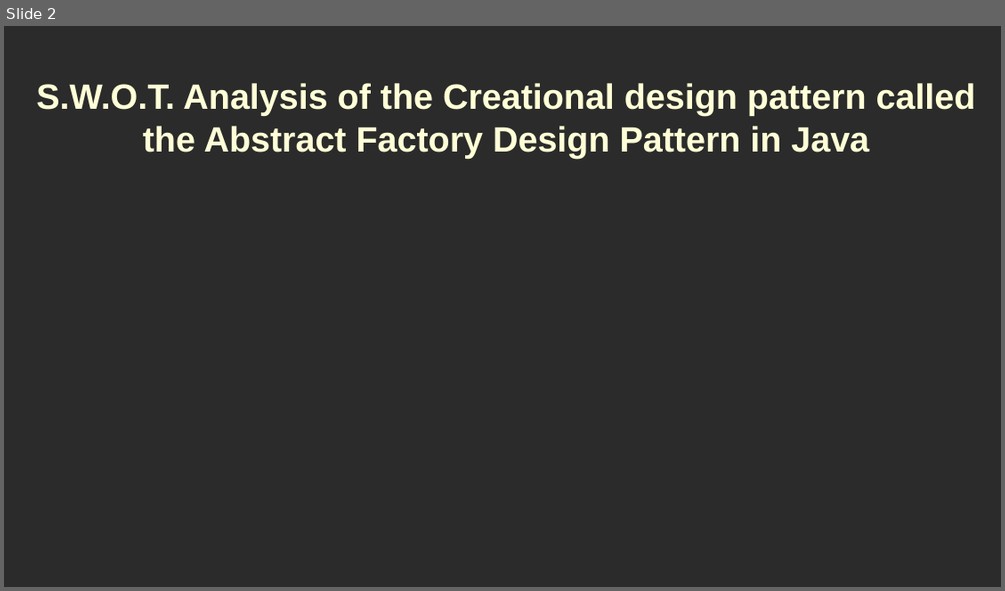
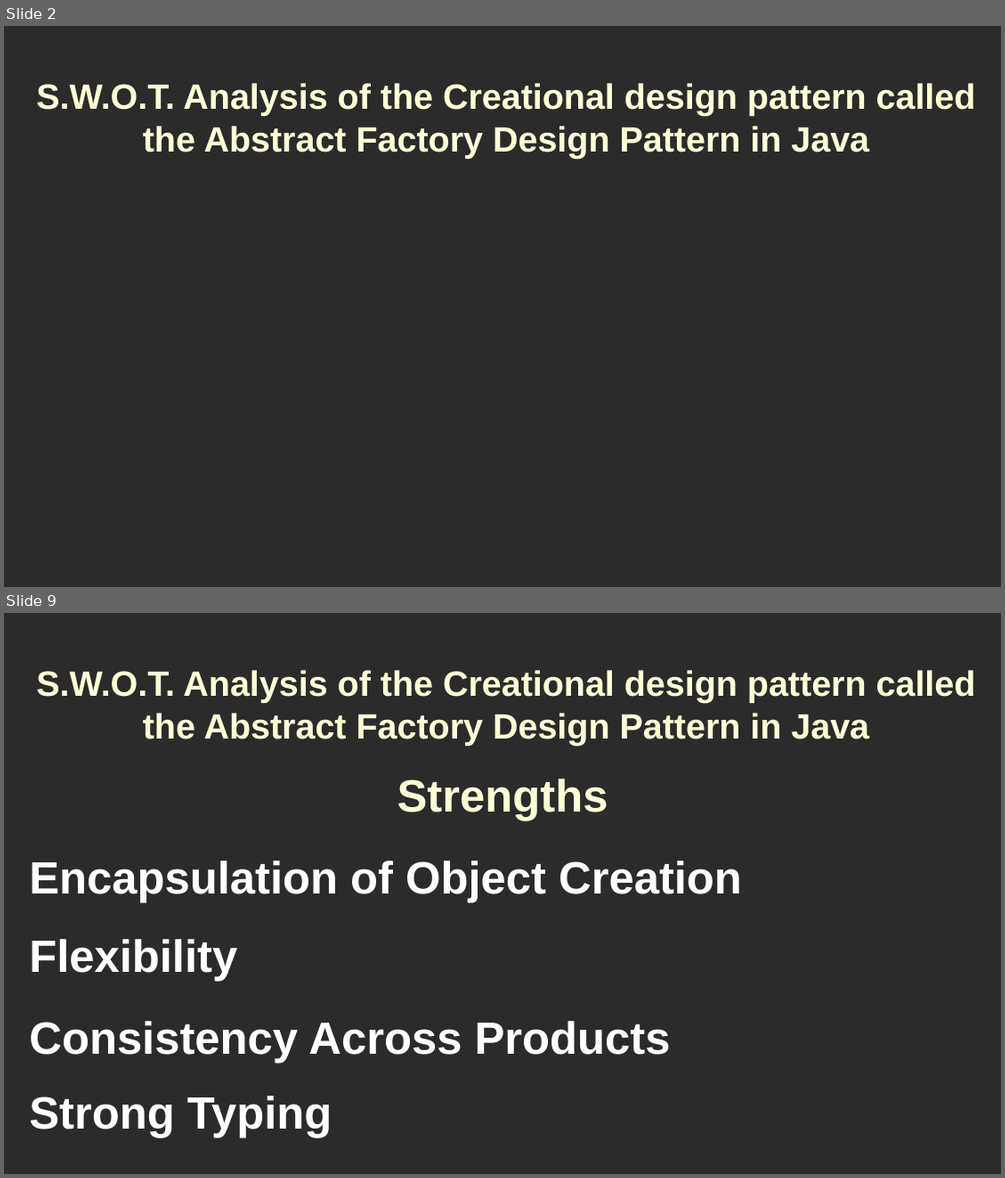
Before and after one commit to RayAndrade/JavaStudy, a slide deck: Creational/AbstractFactory/swot/swot.odp. Shown one above the other, each under a label of ours: slide 2 before the commit, slides 2 and 9 after it; the slides between them are not shown. The pictures are 1005x591 and 1005x1178 pixels, drawn with LibreOffice and Linux fonts; fonts in the diff are those of the drawing; background and template pictures are left out; a plain dark background stands for a picture behind light text. Boxes give left, top, right and bottom in pixels: in the first picture for what was removed or moved away, otherwise in the second. Text is boxed around its words. In the diff, an @@ line names an element or a change of style, - is before the commit and + after.

```diff
--- a/Creational/AbstractFactory/swot/swot.odp
+++ b/Creational/AbstractFactory/swot/swot.odp
@@ slide 9 added at <box>4,613,1001,1174</box>, background picture (left out) @@
@@ title added at <box>36,670,976,745</box>, 28 pt, text #FFFFD7, bold @@
+S.W.O.T. Analysis of the Creational design pattern called the Abstract Factory Design Pattern in Java
@@ title added at <box>397,779,608,821</box>, 36 pt, text #FFFFD7, bold @@
+Strengths
@@ title added at <box>29,860,742,903</box>, 36 pt, text #FFFFFF, bold @@
+Encapsulation of Object Creation
@@ title added at <box>29,939,237,981</box>, 36 pt, text #FFFFFF, bold @@
+Flexibility
@@ title added at <box>29,1021,671,1062</box>, 36 pt, text #FFFFFF, bold @@
+Consistency Across Products
@@ title added at <box>29,1095,332,1137</box>, 36 pt, text #FFFFFF, bold @@
+Strong Typing
```
Also in this commit, not shown: 20 slides changed, 5 other slides added, 36 other files.
